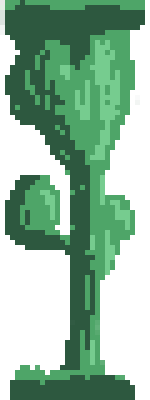
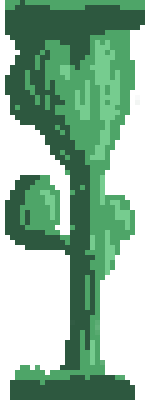
Layer changes from the first (150, 400) image to the second:
painted on "Слой 1" over 0, 0, 5, 35
